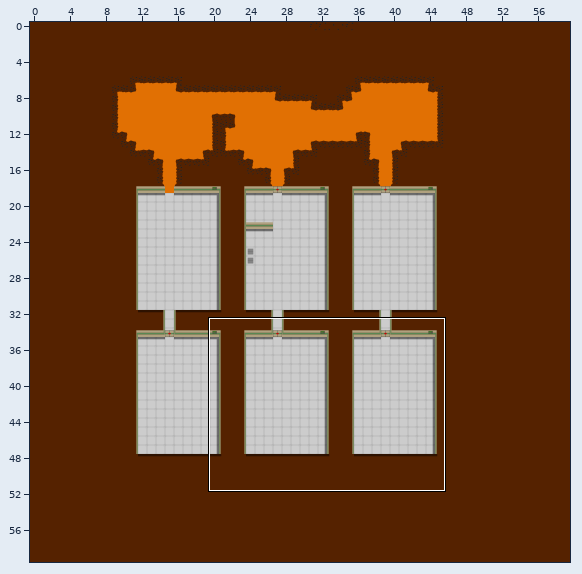
Tiled map, stored at core/assets/world/world05.tmx. Above: a wide view before the commit, with the close-up outlined.
Close-up. The starting point:
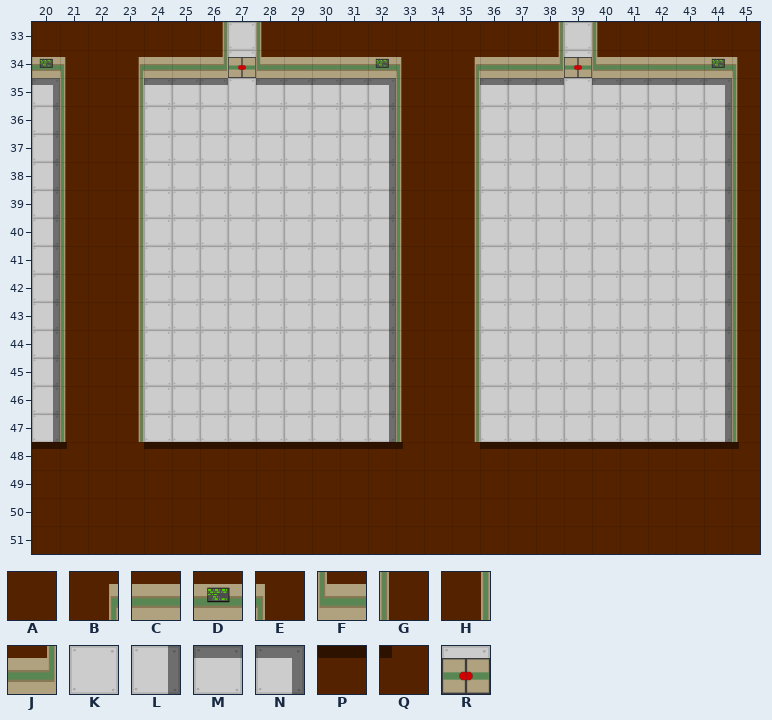
Cells are 64x64 px. Shown: x 20..45, y 33..51. The commit also changed other parts of the map, which this record leaves out.
Key: from "world": A 14, B 30, C 31, D 32, E 33, F 34, G 35, H 36, J 37, K 38, L 40, M 41, N 43, P 48, Q 50, R 63.
_ is an empty cell.
Layer "world" before, first column x 20:
33 AAAAAAHKGAAAAAAAAAHKGAAAAA
34 DEABCCJRFCCCDEABCCJRFCCCDE
35 NGAHMMMKMMMMNGAHMMMKMMMMNG
36 LGAHKKKKKKKKLGAHKKKKKKKKLG
37 LGAHKKKKKKKKLGAHKKKKKKKKLG
38 LGAHKKKKKKKKLGAHKKKKKKKKLG
39 LGAHKKKKKKKKLGAHKKKKKKKKLG
40 LGAHKKKKKKKKLGAHKKKKKKKKLG
41 LGAHKKKKKKKKLGAHKKKKKKKKLG
42 LGAHKKKKKKKKLGAHKKKKKKKKLG
43 LGAHKKKKKKKKLGAHKKKKKKKKLG
44 LGAHKKKKKKKKLGAHKKKKKKKKLG
45 LGAHKKKKKKKKLGAHKKKKKKKKLG
46 LGAHKKKKKKKKLGAHKKKKKKKKLG
47 LGAHKKKKKKKKLGAHKKKKKKKKLG
48 PQAAPPPPPPPPPQAAPPPPPPPPPQ
49 AAAAAAAAAAAAAAAAAAAAAAAAAA
50 AAAAAAAAAAAAAAAAAAAAAAAAAA
51 AAAAAAAAAAAAAAAAAAAAAAAAAA
Once edited:
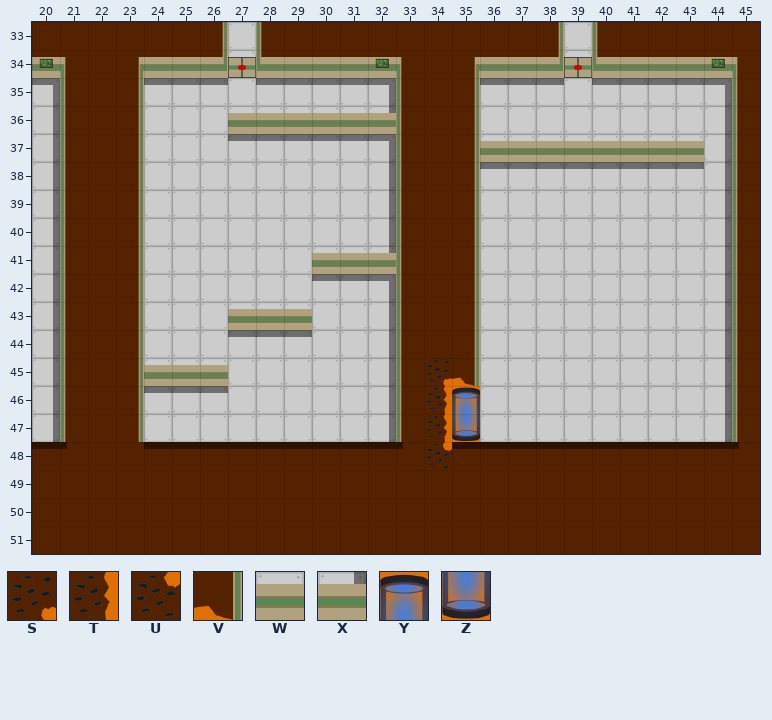
Further tiles: from "world": S 15, T 18, U 20, V 44, W 65, X 66, Y 67, Z 68.
The edit:
Layer "world":
y 36: x 27..32 KKKKKL -> WWWWWX
y 37: x 27..32 KKKKKL -> MMMMMN; x 36..43 KKKKKKKK -> WWWWWWWW
y 38: x 36..43 KKKKKKKK -> MMMMMMMM
y 41: x 30..32 KKL -> WWX
y 42: x 30..32 KKL -> MMN
y 43: x 27..29 KKK -> WWW
y 44: x 27..29 KKK -> MMM
y 45: x 24..26 KKK -> WWW; x 34..35 AH -> SV
y 46: x 24..26 KKK -> MMM; x 34..35 AH -> TY
y 47: x 34..35 AH -> TZ
y 48: x 34..35 AA -> UP
Pixel boxes of the changes (left, top, right, bottom) in both close-ups:
changed: (228, 113, 396, 141)
changed: (480, 141, 704, 169)
changed: (144, 253, 396, 393)
changed: (425, 359, 480, 469)
